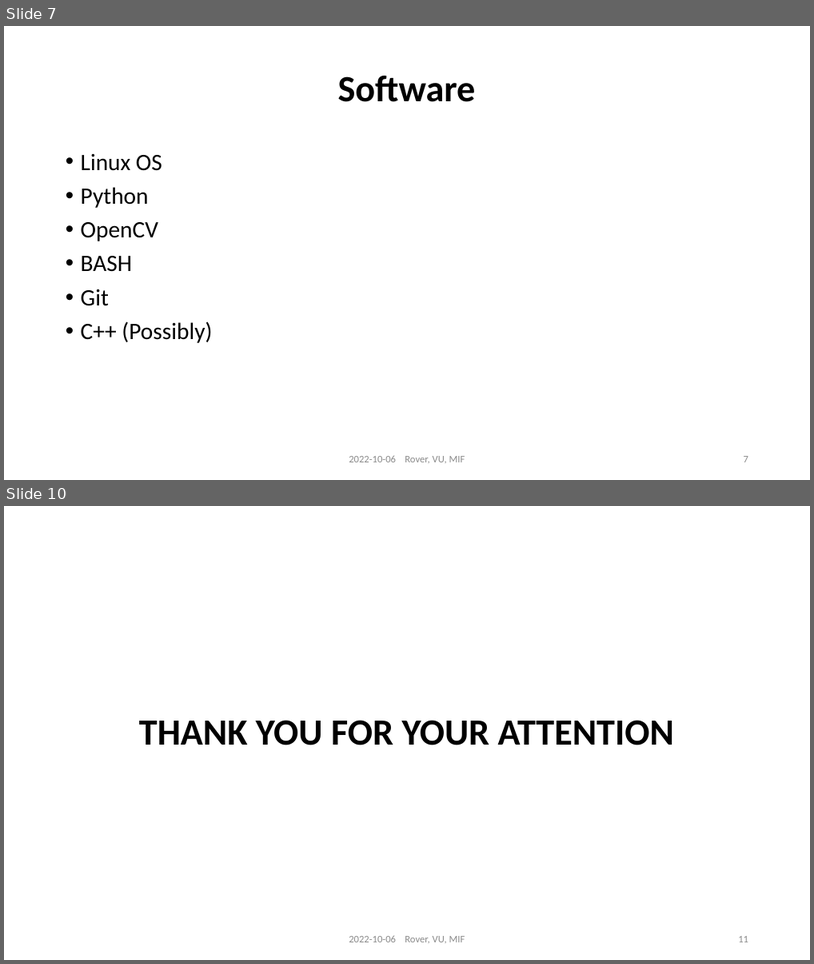
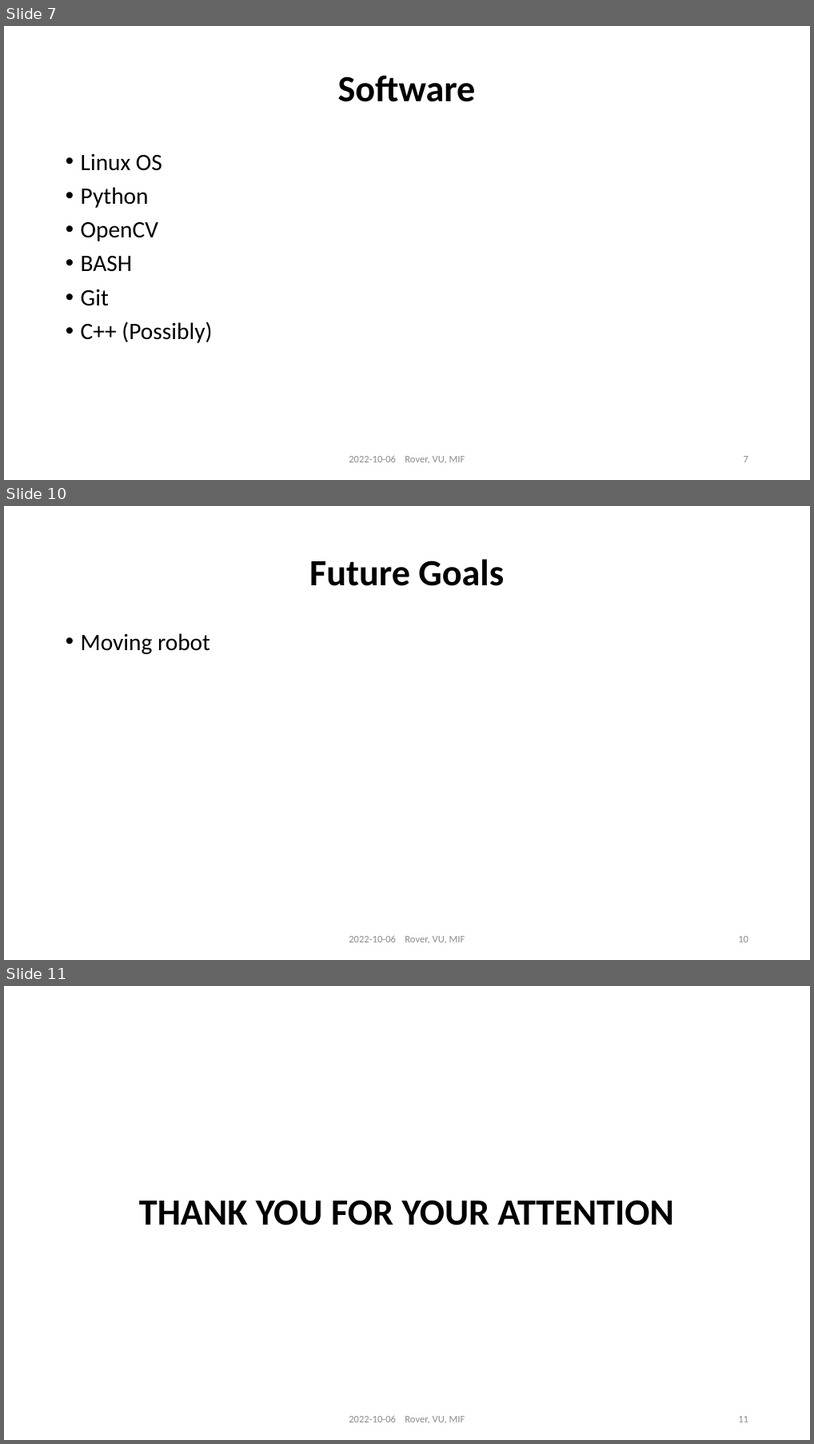
Before and after one commit to gryxay/Rover, a slide deck: doc/presentations/presentation_2.pptx. Shown one above the other, each under a label of ours: slides 7 and 10 before the commit, slides 7, 10 and 11 after it; the slides between them are not shown. The pictures are 814x964 and 814x1444 pixels, drawn with LibreOffice and Linux fonts; fonts in the diff are those of the drawing. Boxes give left, top, right and bottom in pixels: in the first picture for what was removed or moved away, otherwise in the second. Text is boxed around its words. In the diff, an @@ line names an element or a change of style, - is before the commit and + after.

```diff
--- a/doc/presentations/presentation_2.pptx
+++ b/doc/presentations/presentation_2.pptx
@@ slide 10 added at [4,506,810,960], background #FFFFFF @@
@@ title added at [310,559,504,586], 44 pt, text #000000, bold @@
+Future Goals
@@ text added at [81,633,210,654], 28 pt, text #000000 @@
+• Moving robot
@@ text added at [349,935,466,943], 12 pt, text #8C8C8C @@
+2022-10-06 Rover, VU, MIF
@@ page number added at [738,936,749,942], 12 pt, text #8C8C8C @@
+10
@@ what was slide 10 is now slide 11 @@
```
Also in this commit, not shown: 3 slides changed.
